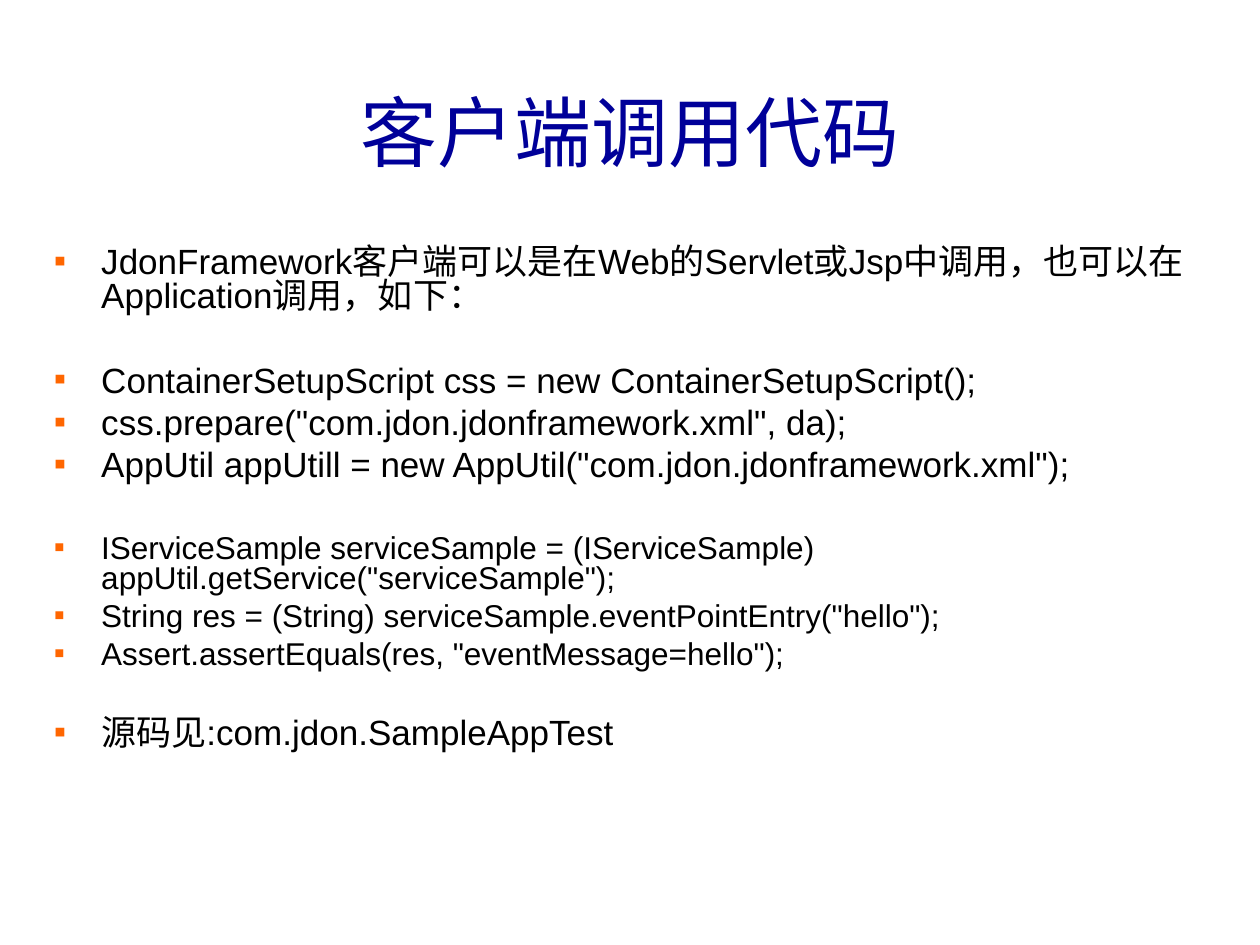
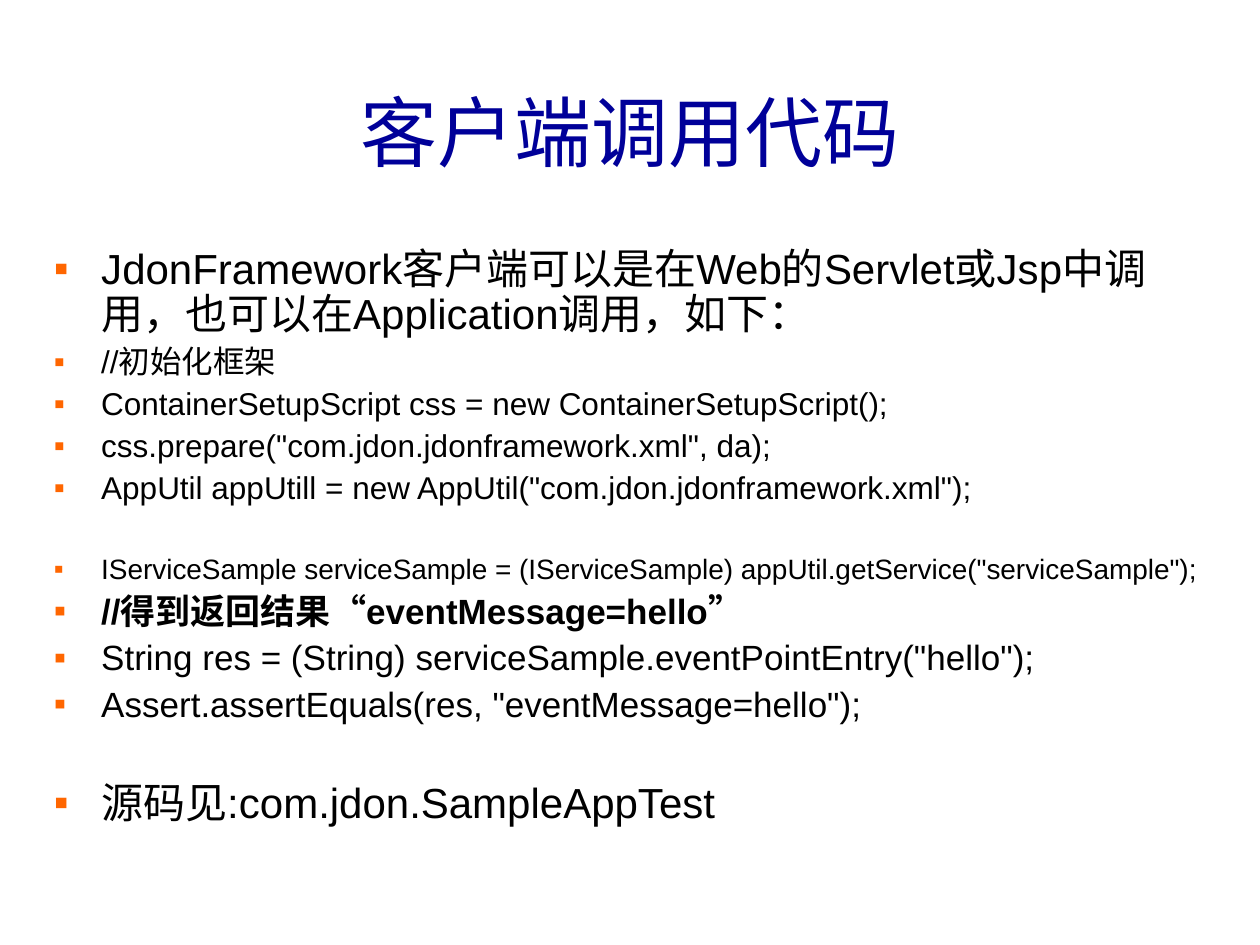
Before and after one commit to banq/jdonframework, a slide deck: slide 26 of doc/chinese/JdonFramework.ppt (slide 25 before the commit). Drawn at 1260x945 pixels with LibreOffice and Linux fonts; fonts in the diff are those of the drawing; background and template pictures are left out. Boxes give left, top, right and bottom in pixels: in the first picture for what was removed or moved away, otherwise in the second. Text is boxed around its words. In the diff, an @@ line names an element or a change of style, - is before the commit and + after.

```diff
--- a/doc/chinese/JdonFramework.ppt
+++ b/doc/chinese/JdonFramework.ppt
@@ text at (101, 287, 1197, 827): size 20 to 24 pt in "JdonFramework客户端可以是在Web的Servlet或Jsp中调用，也可以在Application调用，如下：", "源码见:com.jdon.SampleAppTest"; size 20 to 18 pt in "ContainerSetupScript css = new ContainerSetupScript();", "css.prepare("com.jdon.jdonframework.xml", da);", "AppUtil appUtill = new AppUtil("com.jdon.jdonframework.xml") ..."; size 18 to 16 pt in "IServiceSample serviceSample = (IServiceSample) appUtil.getS ..."; size 18 to 20 pt in "String res = (String) serviceSample.eventPointEntry("hello") ...", "Assert.assertEquals(res, "eventMessage=hello");"; line spacing 0.8 to 0.9; more space between paragraphs @@
@@ text at (101, 348, 276, 376): paragraph added @@
+▪ //初始化框架
@@ text at (101, 596, 743, 631): paragraph added @@
+▪ //得到返回结果“eventMessage=hello”
```
Also in this commit, not shown: 5 other slides changed, 5 slides added, 1 slide removed, 13 other files.
